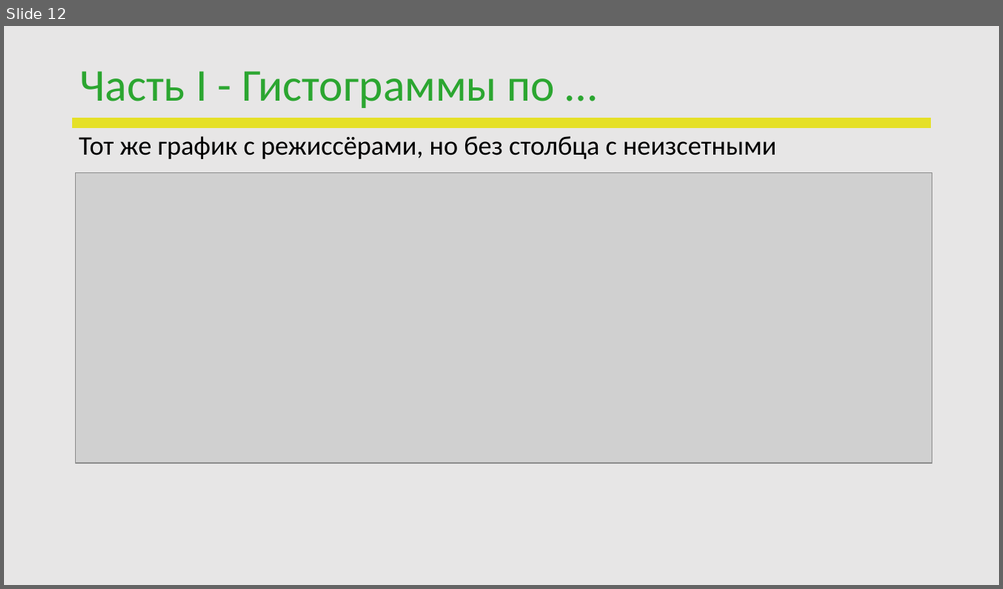
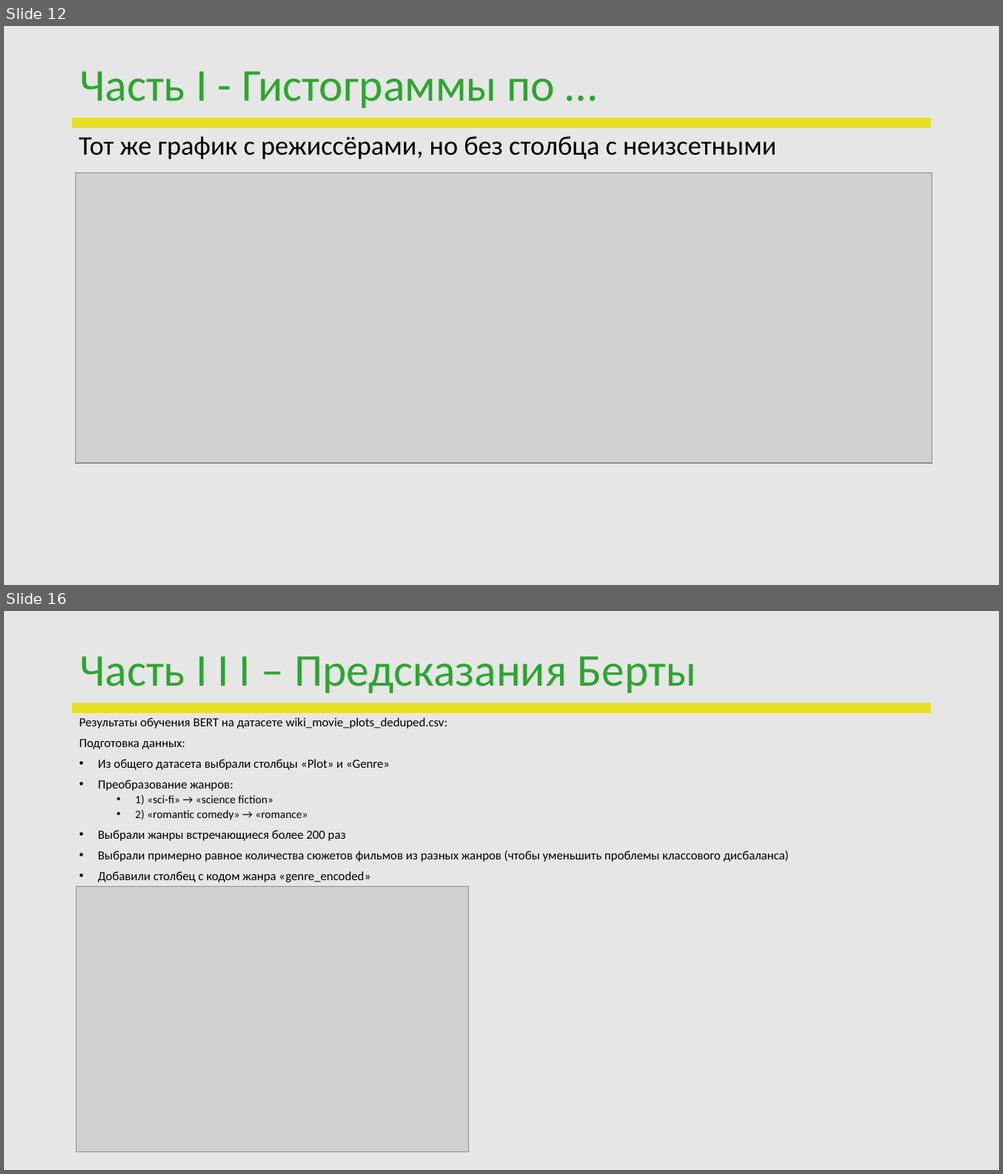
Before and after one commit to PavelVNovikov/DS_april_2022, a slide deck: Diplom/ПЕРЕЗАПУСК_DS_Novikov.pptx. Shown one above the other, each under a label of ours: slide 12 before the commit, slides 12 and 16 after it; the slides between them are not shown. The pictures are 1003x589 and 1003x1174 pixels, drawn with LibreOffice and Linux fonts; fonts in the diff are those of the drawing; grey boxes stand for pictures; background and template pictures are left out. Boxes give left, top, right and bottom in pixels: in the first picture for what was removed or moved away, otherwise in the second. Text is boxed around its words. In the diff, an @@ line names an element or a change of style, - is before the commit and + after.

```diff
--- a/Diplom/ПЕРЕЗАПУСК_DS_Novikov.pptx
+++ b/Diplom/ПЕРЕЗАПУСК_DS_Novikov.pptx
@@ slide 16 added at box(4, 611, 999, 1170), background #E7E6E6; not listed: 1 template element that a slide beside it also shows @@
@@ title added at box(79, 656, 696, 693), 44 pt, text #2BA630 @@
+Часть I I I – Предсказания Берты
@@ text added at box(79, 718, 788, 883), 12 pt, text #000000 @@
+Результаты обучения BERT на датасете wiki_movie_plots_deduped.csv:
+Подготовка данных:
+• Из общего датасета выбрали столбцы «Plot» и «Genre»
+• Преобразование жанров:
+  • 1) «sci-fi» → «science fiction»
+  • 2) «romantic comedy» → «romance»
+• Выбрали жанры встречающиеся более 200 раз
+• Выбрали примерно равное количества сюжетов фильмов из разных жанров (чтобы уменьшить проблемы классового дисбаланса)
+• Добавили столбец с кодом жанра «genre_encoded»
@@ picture added at box(76, 886, 468, 1152) @@
```
Also in this commit, not shown: 2 slides changed, 9 other slides added, 3 slides removed.
